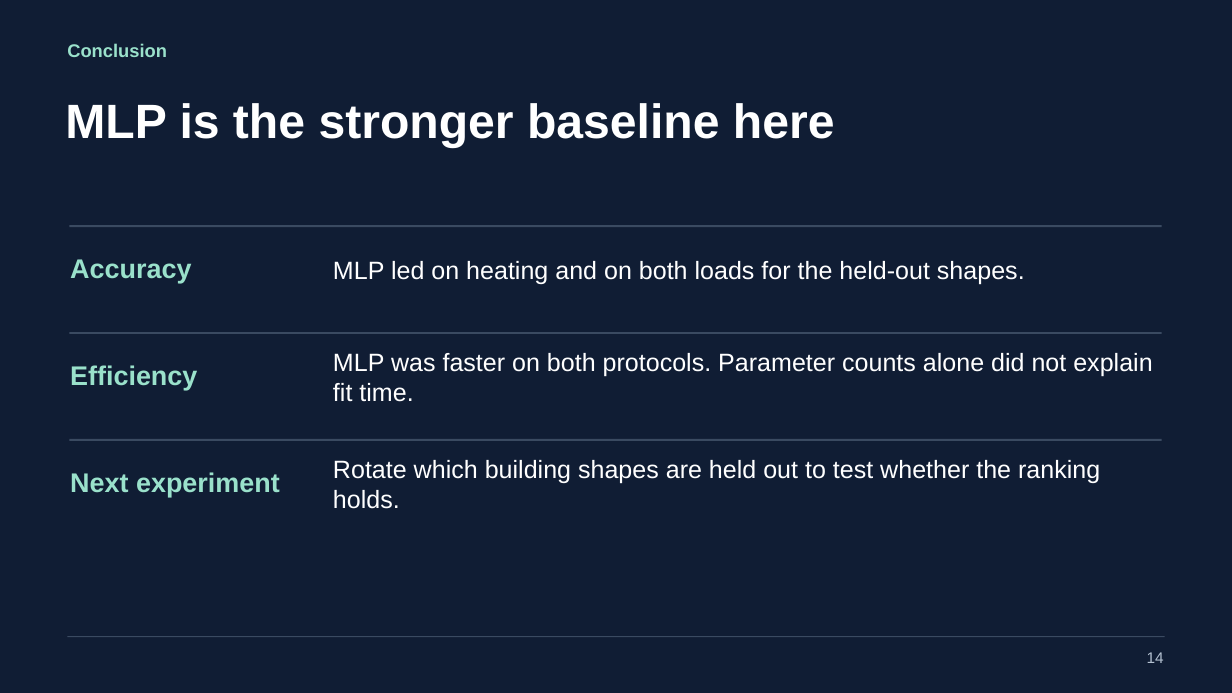
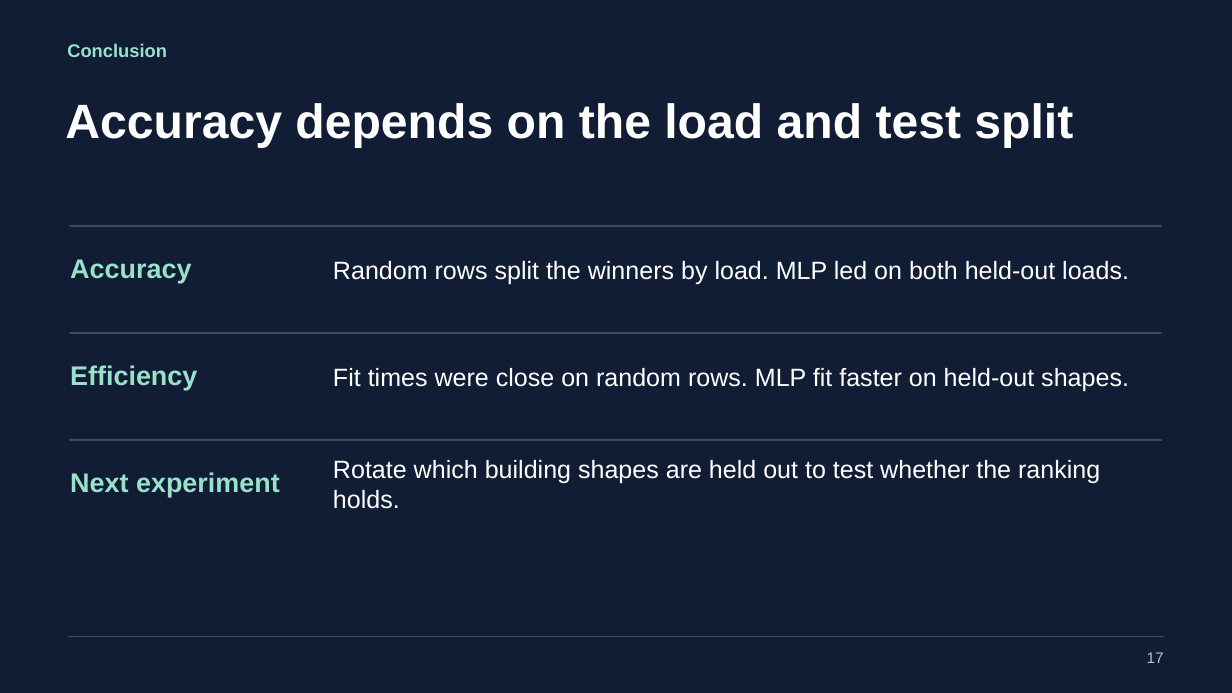
Before and after one commit to wei470/8610-Project, a slide deck: slide 17 of Presentation.pptx (slide 14 before the commit). Drawn at 1232x693 pixels with LibreOffice and Linux fonts; fonts in the diff are those of the drawing. Boxes give left, top, right and bottom in pixels: in the first picture for what was removed or moved away, otherwise in the second. Text is boxed around its words. In the diff, an @@ line names an element or a change of style, - is before the commit and + after.

```diff
--- a/Presentation.pptx
+++ b/Presentation.pptx
@@ text at [65,103,1073,148]: text changed @@
-MLP is the stronger baseline here
+Accuracy depends on the load and test split
@@ text at [333,261,1129,285]: text changed @@
-MLP led on heating and on both loads for the held-out shapes.
+Random rows split the winners by load. MLP led on both held-out loads.
@@ text at [333,368,1129,392]: text changed @@
-MLP was faster on both protocols. Parameter counts alone did not explain fit time.
+Fit times were close on random rows. MLP fit faster on held-out shapes.
@@ text at [1147,652,1164,663]: text changed @@
-14
+17
```
Also in this commit, not shown: 13 other slides changed, 3 slides added, 42 other files.
